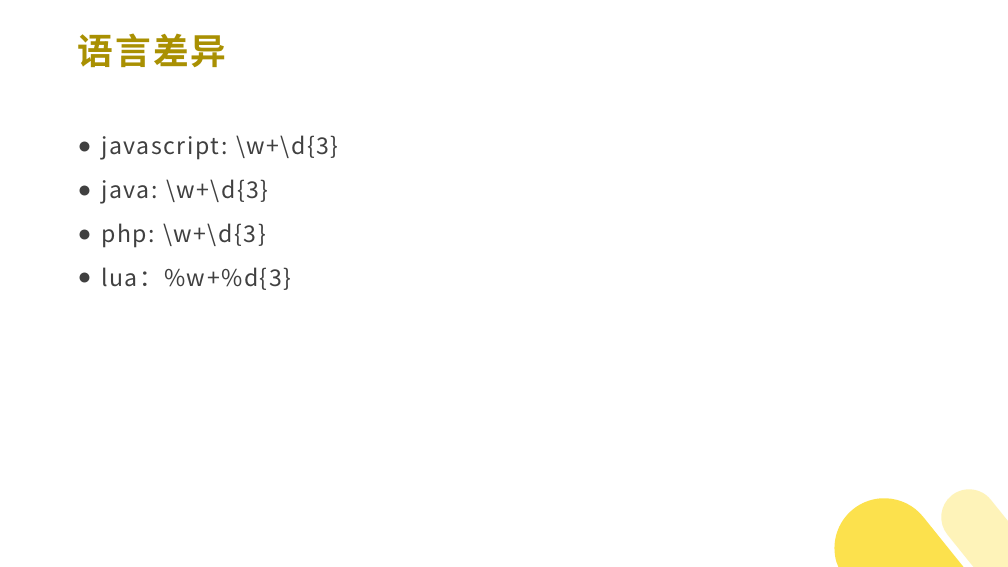
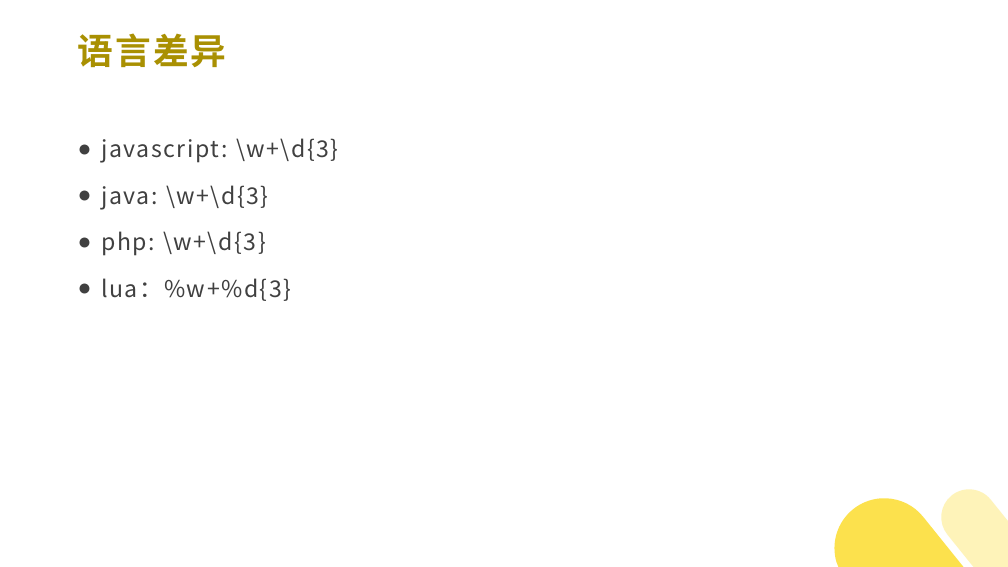
Before and after one commit to 382615666/note, a slide deck: slide 6 of 正则表达式/正则表达式.pptx. Drawn at 1008x567 pixels with LibreOffice and Linux fonts; fonts in the diff are those of the drawing; background and template pictures are left out. Boxes give left, top, right and bottom in pixels: in the first picture for what was removed or moved away, otherwise in the second. Text is boxed around its words. In the diff, an @@ line names an element or a change of style, - is before the commit and + after.

```diff
--- a/正则表达式/正则表达式.pptx
+++ b/正则表达式/正则表达式.pptx
@@ text "javascript: \w+\d{3}" at bbox=[101, 138, 339, 301]: line spacing 1.2 to 1.3 @@
```
Also in this commit, not shown: 8 other slides changed, 1 other file.
